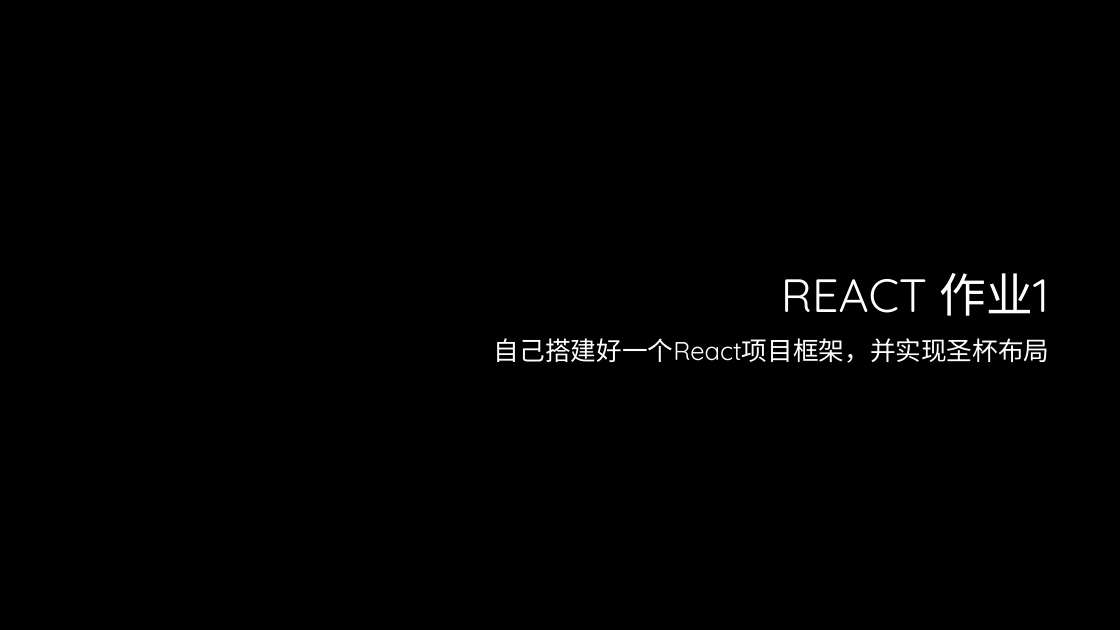
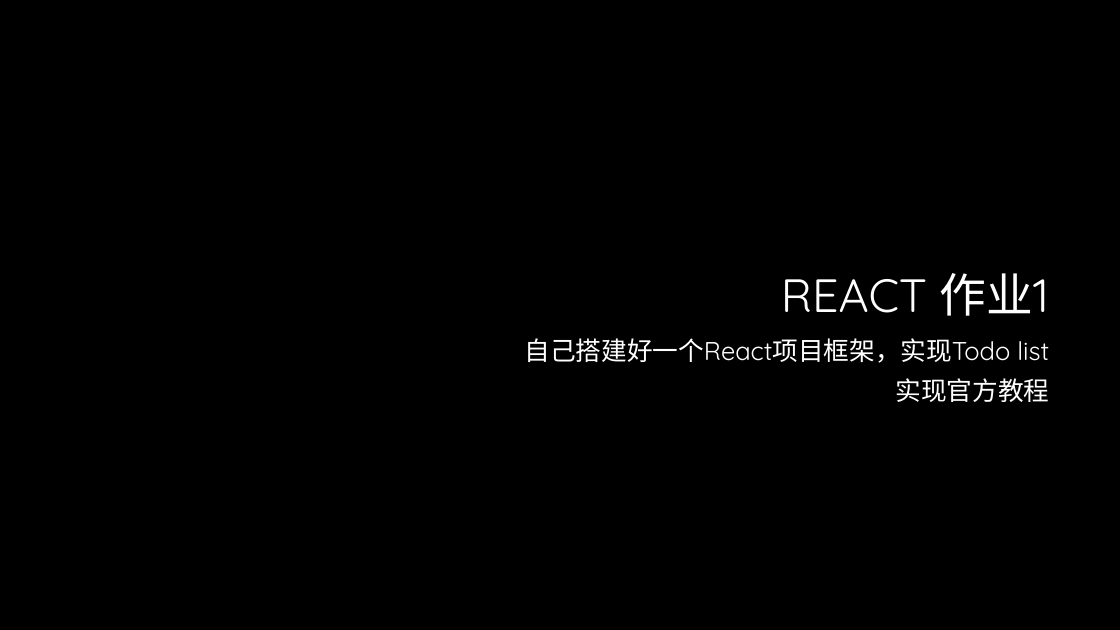
Before and after one commit to lee813/ECVFrontend, a slide deck: slide 38 of 前端课程.pptx (slide 35 before the commit). Drawn at 1120x630 pixels with LibreOffice and Linux fonts; fonts in the diff are those of the drawing; background and template pictures are left out. Boxes give left, top, right and bottom in pixels: in the first picture for what was removed or moved away, otherwise in the second. Text is boxed around its words. In the diff, an @@ line names an element or a change of style, - is before the commit and + after.

```diff
--- a/前端课程.pptx
+++ b/前端课程.pptx
@@ text at (x1=525, y1=338, x2=1050, y2=402): text changed @@
-自己搭建好一个React项目框架，并实现圣杯布局
+自己搭建好一个React项目框架，实现Todo list
+实现官方教程
```
Also in this commit, not shown: 1 other slide changed, 2 slides added, 14 other files.
